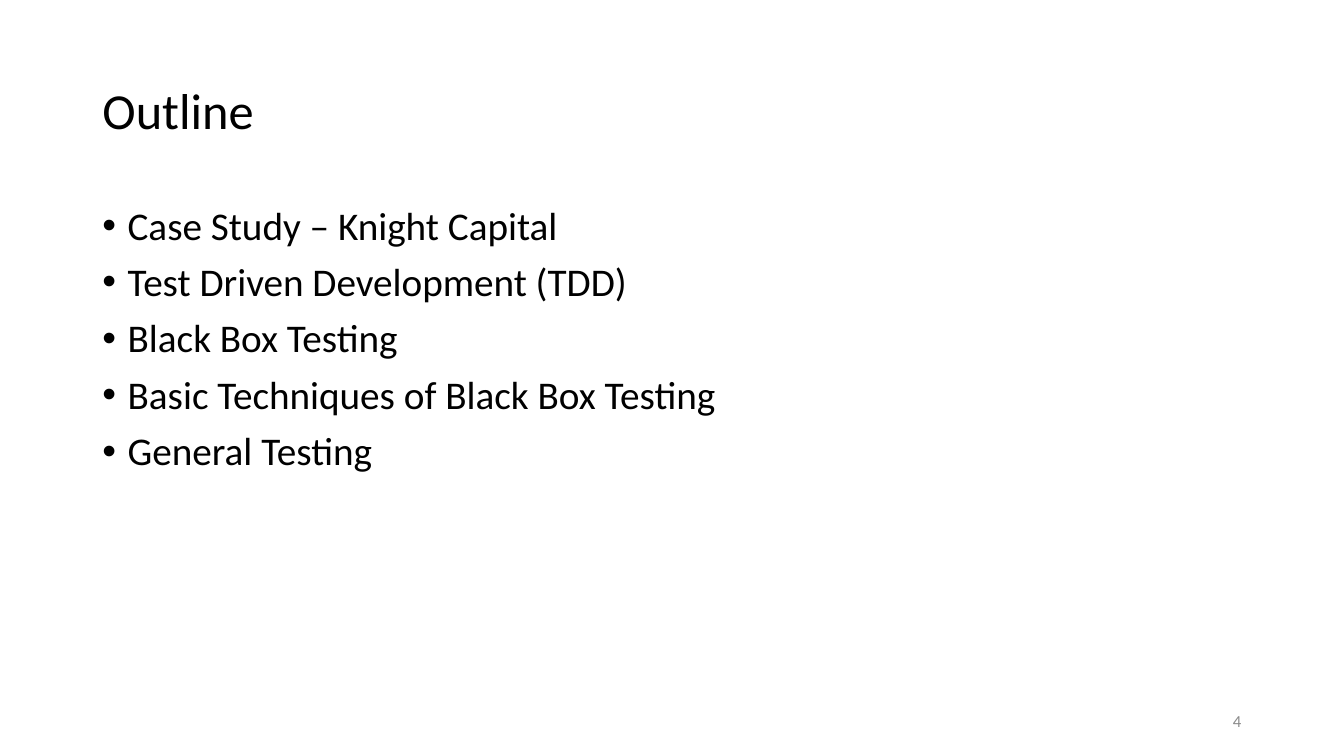
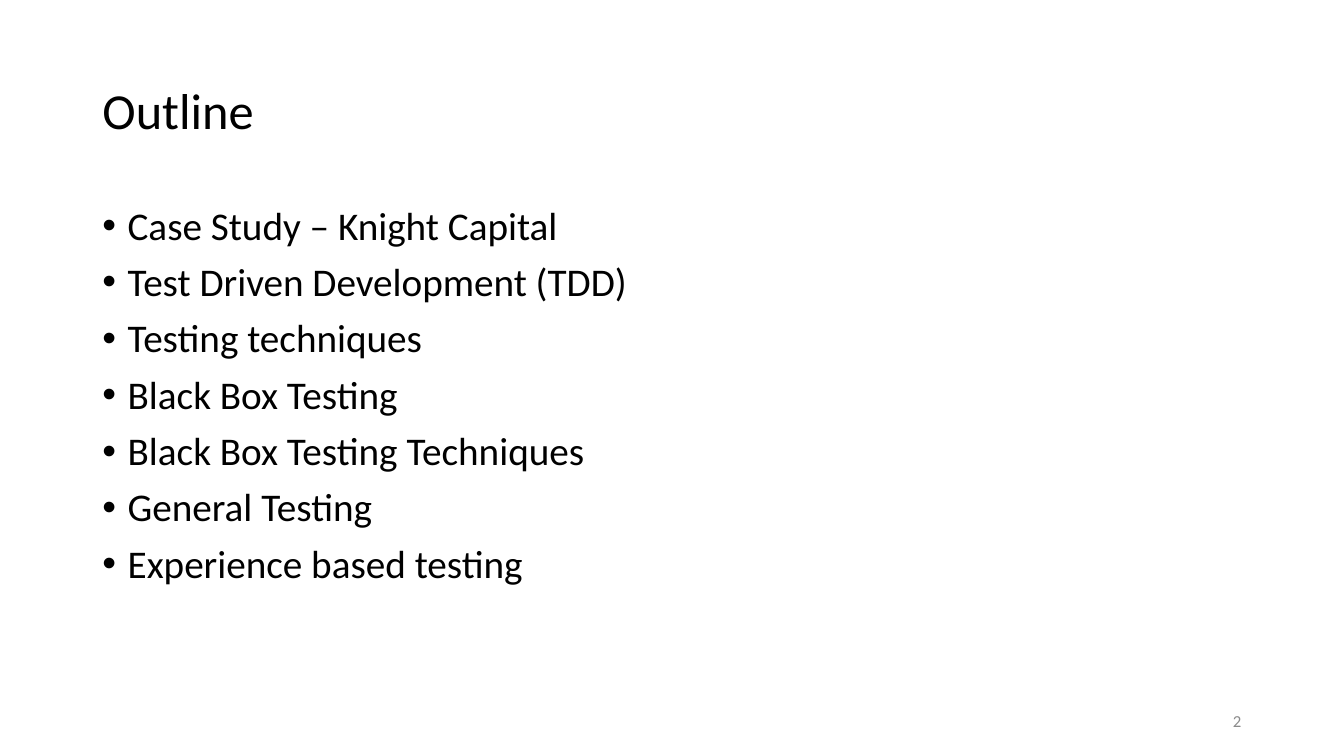
Before and after one commit to malenezi/malenezi, a slide deck: slide 2 of SE401/Lectures/6-Black Box Testing/Black Box Testing.pptx (slide 4 before the commit). Drawn at 1344x756 pixels with LibreOffice and Linux fonts; fonts in the diff are those of the drawing. Boxes give left, top, right and bottom in pixels: in the first picture for what was removed or moved away, otherwise in the second. Text is boxed around its words. In the diff, an @@ line names an element or a change of style, - is before the commit and + after.

```diff
--- a/SE401/Lectures/6-Black Box Testing/Black Box Testing.pptx
+++ b/SE401/Lectures/6-Black Box Testing/Black Box Testing.pptx
@@ text at (x1=128, y1=324, x2=422, y2=359): paragraph added @@
+• Testing techniques
@@ text at (x1=128, y1=437, x2=585, y2=472): text changed @@
-• Basic Techniques of Black Box Testing
+• Black Box Testing Techniques
@@ text at (x1=128, y1=550, x2=523, y2=585): paragraph added @@
+• Experience based testing
@@ page number at (x1=1233, y1=716, x2=1241, y2=727): text changed @@
-4
+2
```
Also in this commit, not shown: 5 other slides changed, 36 slides added, 6 slides removed, 1 other file.
